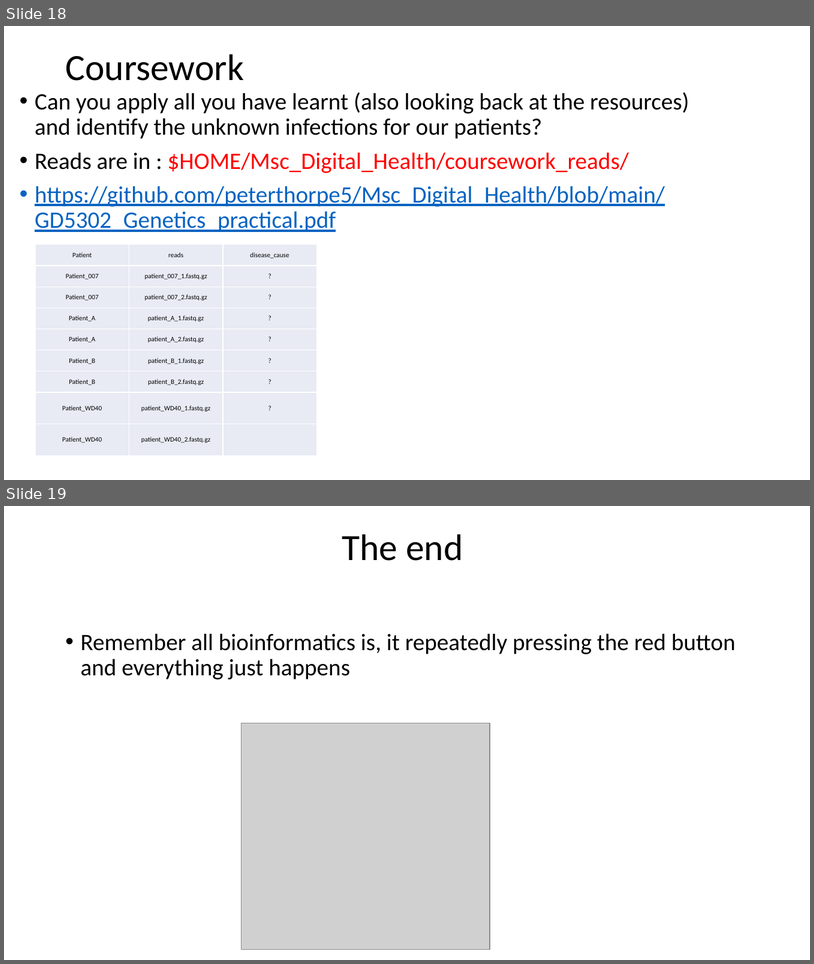
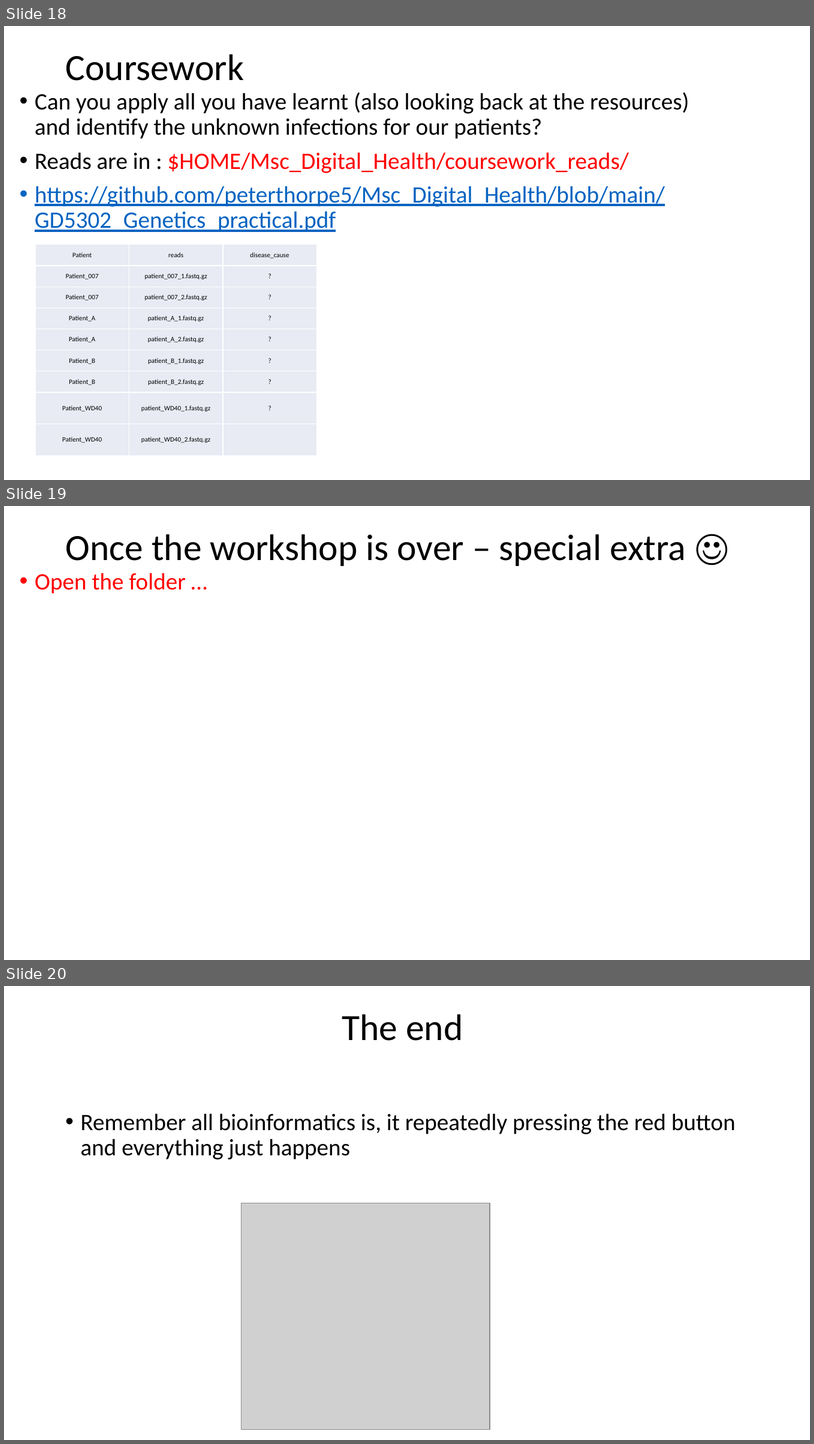
Before and after one commit to peterthorpe5/Msc_Digital_Health, a slide deck: powerpoint/1_ASSEMBLY_WORKSHOP.pptx. Shown one above the other, each under a label of ours: slides 18 and 19 before the commit, slides 18, 19 and 20 after it. The pictures are 814x964 and 814x1444 pixels, drawn with LibreOffice and Linux fonts; fonts in the diff are those of the drawing; grey boxes stand for pictures. Boxes give left, top, right and bottom in pixels: in the first picture for what was removed or moved away, otherwise in the second. Text is boxed around its words. In the diff, an @@ line names an element or a change of style, - is before the commit and + after.

Commit message:
final

```diff
--- a/powerpoint/1_ASSEMBLY_WORKSHOP.pptx
+++ b/powerpoint/1_ASSEMBLY_WORKSHOP.pptx
@@ slide 19 added at [4, 506, 810, 960], background #FFFFFF @@
@@ title added at [65, 534, 686, 566], 44 pt, text #000000 @@
+Once the workshop is over – special extra ☺
@@ text added at [35, 573, 186, 594], 28 pt, text #FF0000 @@
+• Open the folder …
@@ what was slide 19 is now slide 20 @@
```
